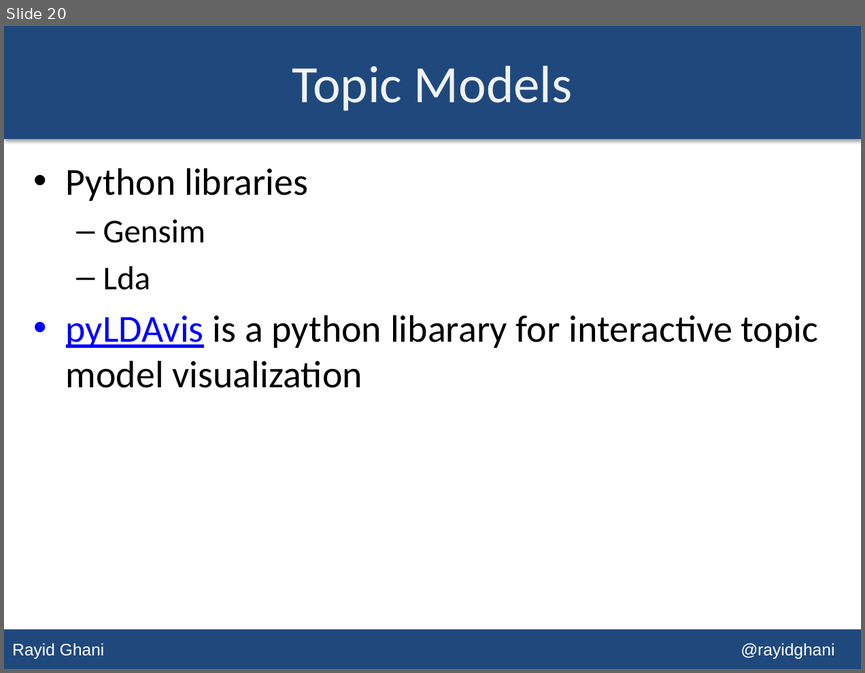
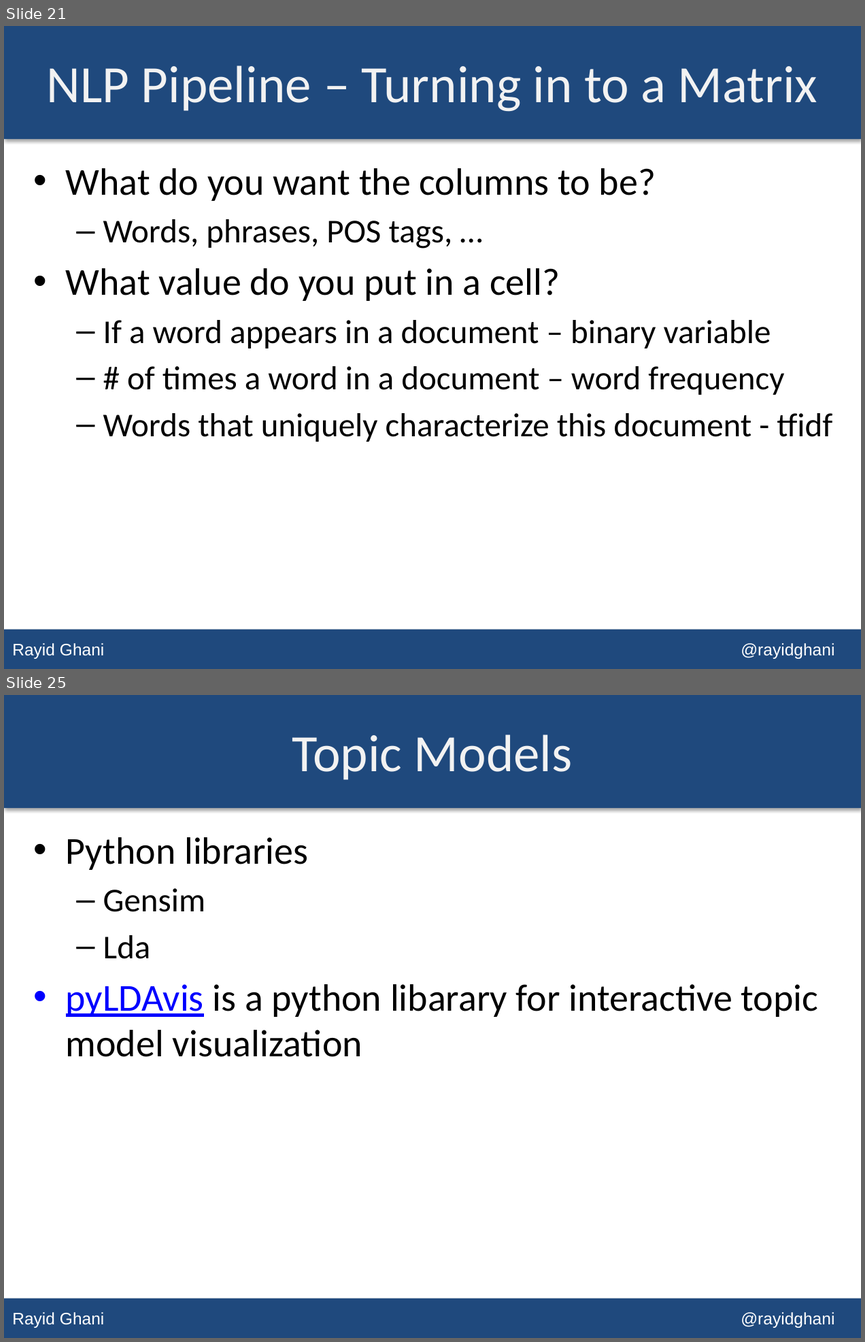
Before and after one commit to dssg/MLforPublicPolicy, a slide deck: Lectures/Lecture 12 - Text Analysis.pptx. Shown one above the other, each under a label of ours: slide 20 before the commit, slides 21 and 25 after it; the slides between them are not shown. The pictures are 865x673 and 865x1342 pixels, drawn with LibreOffice and Linux fonts; fonts in the diff are those of the drawing. Boxes give left, top, right and bottom in pixels: in the first picture for what was removed or moved away, otherwise in the second. Text is boxed around its words. In the diff, an @@ line names an element or a change of style, - is before the commit and + after.

Commit message:
updated text analysis lecture

```diff
--- a/Lectures/Lecture 12 - Text Analysis.pptx
+++ b/Lectures/Lecture 12 - Text Analysis.pptx
@@ slide 21 added at [4,26,861,669], background #FFFFFF; not listed: 2 template elements that a slide beside it also shows @@
@@ title added at [47,65,818,112], 44 pt, text #F2F2F2 @@
+NLP Pipeline – Turning in to a Matrix
@@ text added at [66,168,832,441], 28 pt, text #000000 @@
+• What do you want the columns to be?
+  – Words, phrases, POS tags, …
+• What value do you put in a cell?
+  – If a word appears in a document – binary variable
+  – # of times a word in a document – word frequency
+  – Words that uniquely characterize this document - tfidf
@@ what was slide 20 is now slide 25 @@
```
Also in this commit, not shown: 4 slides changed, 18 other slides added, 4 slides removed, 1 other file.
